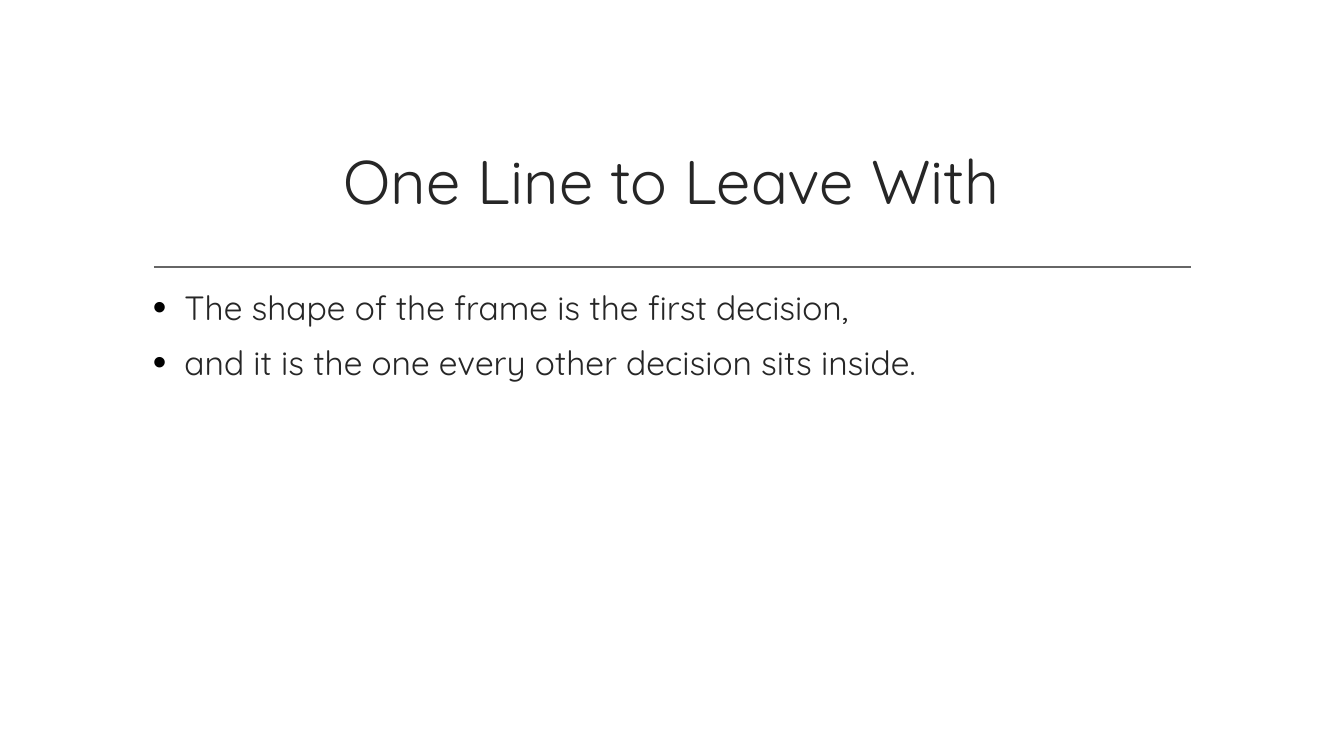
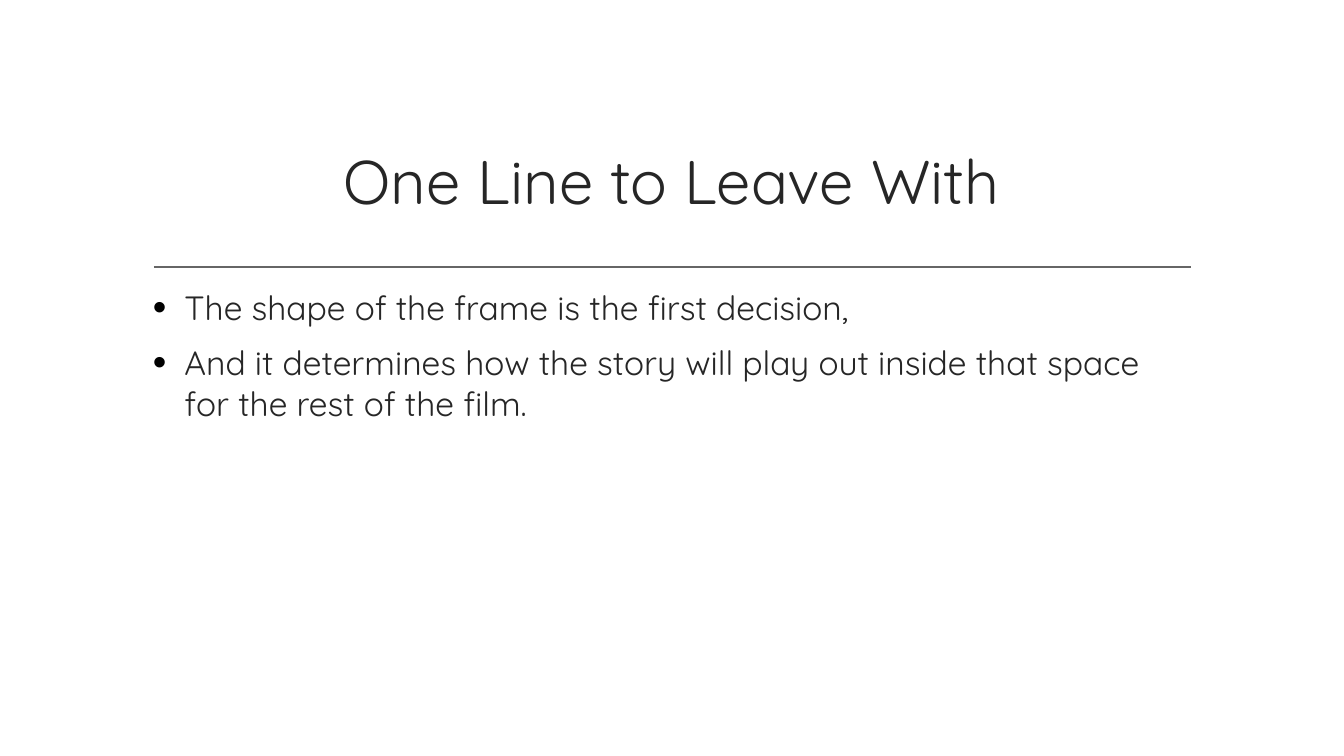
Before and after one commit to dcoes/Classes, a slide deck: slide 35 of Storyboarding/NewLectures/02_AspectRatios_REVISED.pptx. Drawn at 1344x756 pixels with LibreOffice and Linux fonts; fonts in the diff are those of the drawing; background and template pictures are left out. Boxes give left, top, right and bottom in pixels: in the first picture for what was removed or moved away, otherwise in the second. Text is boxed around its words. In the diff, an @@ line names an element or a change of style, - is before the commit and + after.

Commit message:
Fixed 02_AspectRatios_REVISED.pptx
The language used sounded insincere, pretentious, overly dramatic, and just plain hoakey. I edited it myself to make it presentable. It didn't sound like me. A good reference is always the original ppts in the main Storyboarding folder. And the decks, but use my language in the future.

```diff
--- a/Storyboarding/NewLectures/02_AspectRatios_REVISED.pptx
+++ b/Storyboarding/NewLectures/02_AspectRatios_REVISED.pptx
@@ text at [184, 350, 1139, 417]: text changed @@
-• and it is the one every other decision sits inside.
+• And it determines how the story will play out inside that space for the rest of the film.
```
Also in this commit, not shown: 12 other slides changed.
